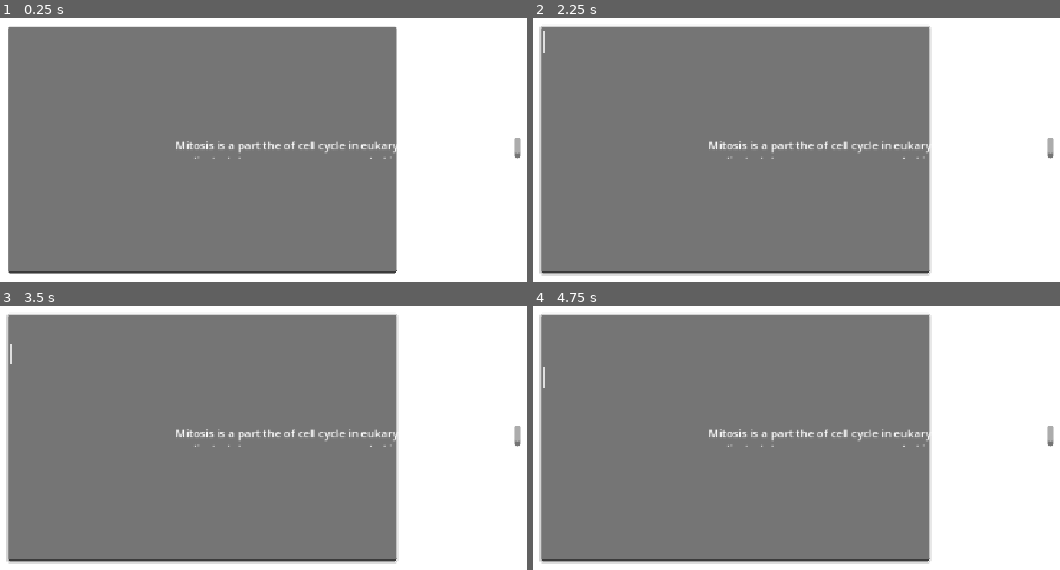
Above: before the commit, frames 1-4 (two rows, left to right).
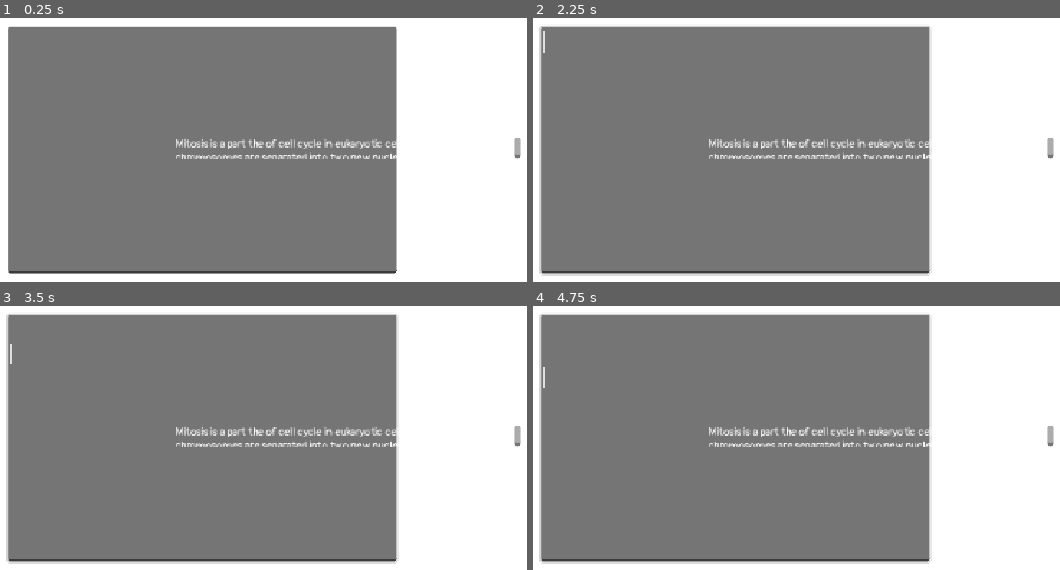
Above: after the commit, the same moments.

Repository: Vick-St3r/haven-keyboard
Game: Godot game, scene res://scenes/main_game.tscn
Same seed, same stepped clock (60 frames per second), same inputs: the game is played once before the commit and once after it.
Inputs (mouse positions are in pixels of both pictures, inside the frame that each line leads up to):
- Up to frame 1 (0.25 s): no input
- Up to frame 2 (2.25 s): click (733, 150) at 0.52 s; type "Alex" at 0.6 s; tap Enter at 1.25 s; move the mouse to (1044, 197) at 1.27 s; click (1044, 197) at 1.42 s; tap Space at 2 s; move the mouse to (712, 242) at 2.02 s; click (712, 242) at 2.17 s
- Up to frame 3 (3.5 s): tap Enter at 2.75 s; move the mouse to (416, 408) at 2.77 s; click (416, 408) at 2.92 s
- Up to frame 4 (4.75 s): tap Space at 3.5 s; move the mouse to (outside the picture) at 3.52 s; click (outside the picture) at 3.67 s; tap Enter at 4.25 s; move the mouse to (outside the picture) at 4.27 s; click (outside the picture) at 4.42 s

The runs differ from the first frame. In frame 1, 1.4% of the frame differs, in the area x 33-99%, y 45-54%; in frame 2, 1.4%; in frame 3, 1.4%; in frame 4, 1.4%.

Commit message:
a

Diff:
--- a/scenes/main_game.tscn
+++ b/scenes/main_game.tscn
@@ -4,22 +4,6 @@
 [ext_resource type="FontFile" uid="uid://lsxuyc7dq7r5" path="res://assets/font/Pangolin-Regular.ttf" id="2_72e8q"]
 
 [sub_resource type="CanvasTexture" id="CanvasTexture_xrivr"]
-
-[sub_resource type="StyleBoxFlat" id="StyleBoxFlat_8efq7"]
-bg_color = Color(0.6, 0.6, 0.6, 0)
-border_width_left = 2
-border_width_top = 2
-border_width_right = 2
-border_width_bottom = 2
-border_color = Color(0, 0, 0, 1)
-
-[sub_resource type="StyleBoxFlat" id="StyleBoxFlat_da6cc"]
-bg_color = Color(0.6, 0.6, 0.6, 0)
-border_width_left = 2
-border_width_top = 2
-border_width_right = 2
-border_width_bottom = 2
-border_color = Color(0.029506551, 0.029506566, 0.029506514, 1)
 
 [node name="main game" type="Node" unique_id=224379156]
 script = ExtResource("1_s3esy")
@@ -49,5 +33,7 @@
 offset_top = 202.0
 offset_right = 838.0
 offset_bottom = 233.0
+theme_override_fonts/normal_font = ExtResource("2_72e8q")
+bbcode_enabled = true
 
 [connection signal="text_changed" from="TextEdit" to="." method="_on_text_edit_text_changed"]
--- a/scripts/main_game.gd
+++ b/scripts/main_game.gd
@@ -46,6 +46,7 @@
 	pass
 
 func _on_text_edit_text_changed() -> void:
+
 	if textedit.text == targetText:
 		if !badSentenceDone:
 			targetText = originalSentences[curSentence] + "."
